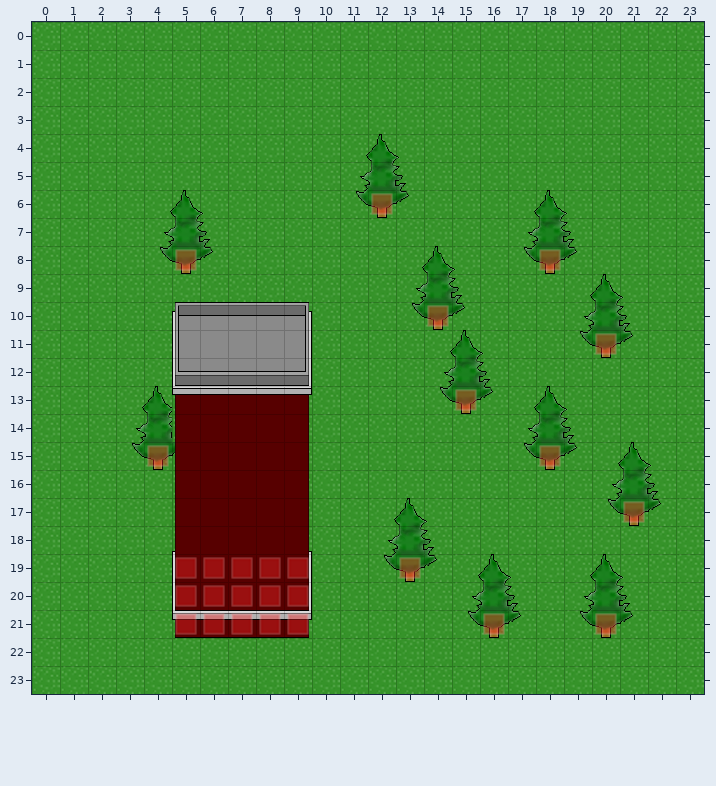
Tiled map: data/scene/scene_cottage.tmx. This is how it looked before the edit.
Cells are 32x32 px. Shown: x 0..23, y 0..23.
Once edited:
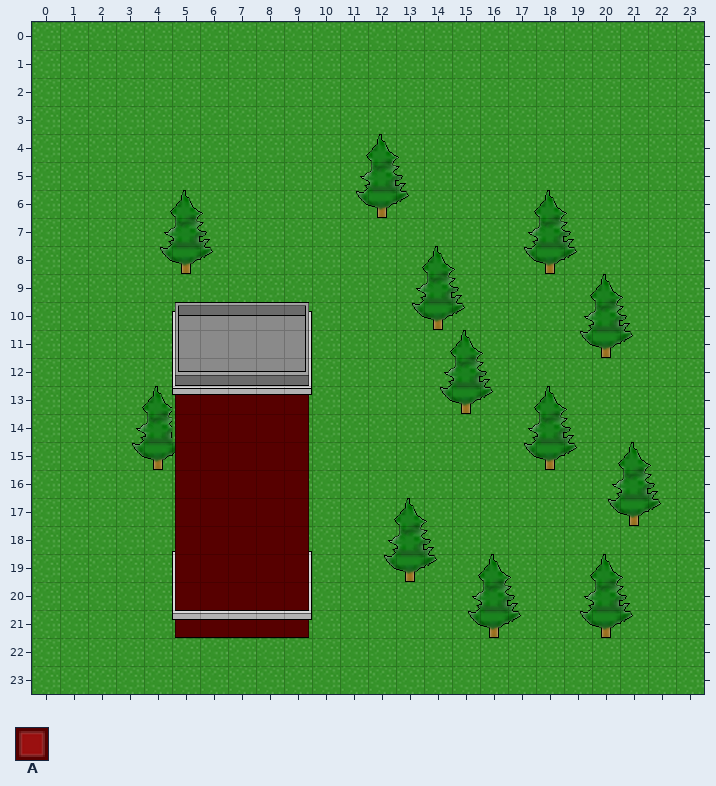
Key: from "a-frame-house": A 99.
_ is an empty cell.
See-through tiles are keyed as they look on the map.
Edits made:
Layer "collide" (now hidden):
y 6: x 12 A -> _
y 8: x 5 A -> _; x 18 A -> _
y 10: x 14 A -> _
y 11: x 20 A -> _
y 13: x 15 A -> _
y 15: x 4 A -> _; x 18 A -> _
y 17: x 21 A -> _
y 19: x 5..9 AAAAA -> _____; x 13 A -> _
y 20: x 5..9 AAAAA -> _____
y 21: x 5..9 AAAAA -> _____; x 16 A -> _; x 20 A -> _
